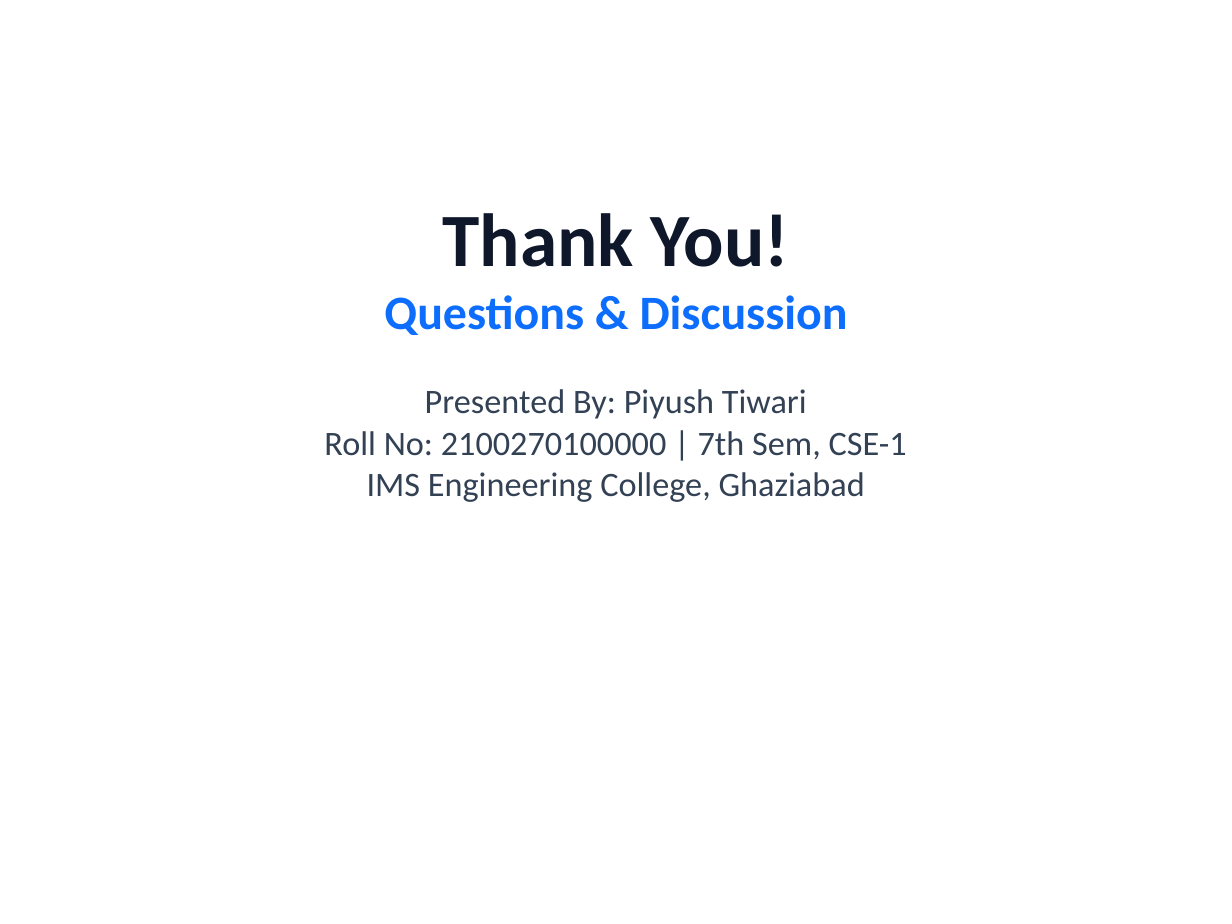
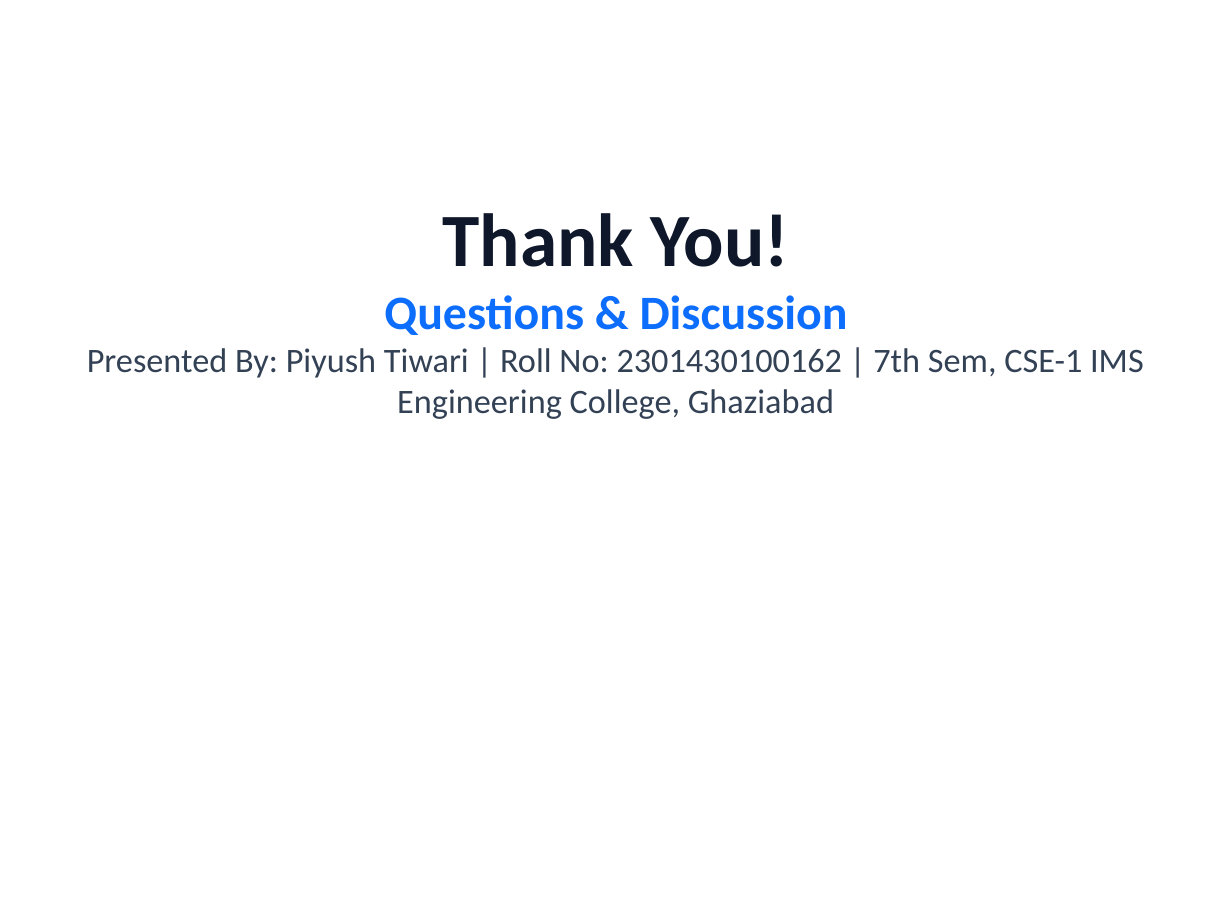
Before and after one commit to PiyushTiwari2051/Predictive-Master, a slide deck: slide 18 of Internship Presentation PPTs Template Final.pptx. Drawn at 1232x924 pixels with LibreOffice and Linux fonts; fonts in the diff are those of the drawing. Boxes give left, top, right and bottom in pixels: in the first picture for what was removed or moved away, otherwise in the second. Text is boxed around its words. In the diff, an @@ line names an element or a change of style, - is before the commit and + after.

```diff
--- a/Internship Presentation PPTs Template Final.pptx
+++ b/Internship Presentation PPTs Template Final.pptx
@@ text at bbox=[87, 348, 1144, 419]: text changed @@
-Presented By: Piyush Tiwari
-Roll No: 2100270100000 | 7th Sem, CSE-1
-IMS Engineering College, Ghaziabad
+Presented By: Piyush Tiwari | Roll No: 2301430100162 | 7th Sem, CSE-1 IMS Engineering College, Ghaziabad
```
Also in this commit, not shown: 7 other slides changed, 10 slides added, 10 slides removed, 1 other file.
